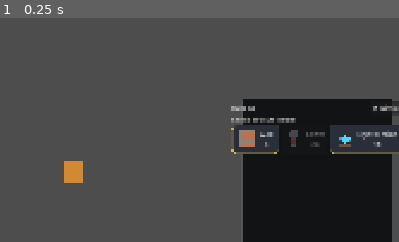
Above: before the commit, frame 1.
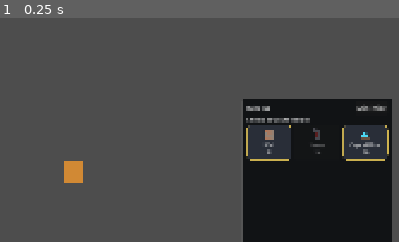
Above: after the commit, the same moment.

Repository: JavierSchubert/catchNrun
Game: Godot game, scene res://tests/construction/building_system_test.tscn
The game is run twice, just before and just after one commit, with the same random seed, the same clock (stepped at 60 frames per second) and the same inputs. This scene is started directly instead of the project's main scene. Sound files missing from this copy of the repository are replaced by a short silence.
Inputs:
- Up to frame 1 (0.25 s): no input
The pictures show only the part of the screen within x 50-100%, y 25-75%; the shares and areas given below are measured in that part.

The runs differ from the first frame. In frame 1, 4.2% of the frame differs, in the area x 57-100%, y 37-64%.

Commit message:
feat: update panel

Diff:
--- a/ui/hud/building_panel/building_panel.tscn
+++ b/ui/hud/building_panel/building_panel.tscn
@@ -78,9 +78,15 @@
 
 [node name="WallButton" type="Button" parent="Margin/VBox/Content/Buttons" unique_id=1706914370]
 unique_name_in_owner = true
-custom_minimum_size = Vector2(88, 64)
-layout_mode = 2
-size_flags_horizontal = 3
+custom_minimum_size = Vector2(0, 84)
+layout_mode = 2
+size_flags_horizontal = 3
+theme_override_constants/icon_max_width = 32
+theme_override_font_sizes/font_size = 12
+icon_alignment = 1
+vertical_icon_alignment = 0
+expand_icon = true
+autowrap_mode = 3
 theme_override_styles/normal = ExtResource("3_button")
 theme_override_styles/pressed = ExtResource("4_button_hover")
 theme_override_styles/hover = ExtResource("4_button_hover")
@@ -89,9 +95,15 @@
 
 [node name="TowerButton" type="Button" parent="Margin/VBox/Content/Buttons" unique_id=335521882]
 unique_name_in_owner = true
-custom_minimum_size = Vector2(88, 64)
-layout_mode = 2
-size_flags_horizontal = 3
+custom_minimum_size = Vector2(0, 84)
+layout_mode = 2
+size_flags_horizontal = 3
+theme_override_constants/icon_max_width = 32
+theme_override_font_sizes/font_size = 12
+icon_alignment = 1
+vertical_icon_alignment = 0
+expand_icon = true
+autowrap_mode = 3
 theme_override_styles/normal = ExtResource("3_button")
 theme_override_styles/pressed = ExtResource("4_button_hover")
 theme_override_styles/hover = ExtResource("4_button_hover")
@@ -100,9 +112,15 @@
 
 [node name="MineButton" type="Button" parent="Margin/VBox/Content/Buttons" unique_id=174004938]
 unique_name_in_owner = true
-custom_minimum_size = Vector2(88, 64)
-layout_mode = 2
-size_flags_horizontal = 3
+custom_minimum_size = Vector2(0, 84)
+layout_mode = 2
+size_flags_horizontal = 3
+theme_override_constants/icon_max_width = 32
+theme_override_font_sizes/font_size = 12
+icon_alignment = 1
+vertical_icon_alignment = 0
+expand_icon = true
+autowrap_mode = 3
 theme_override_styles/normal = ExtResource("3_button")
 theme_override_styles/pressed = ExtResource("4_button_hover")
 theme_override_styles/hover = ExtResource("4_button_hover")
@@ -183,7 +201,9 @@
 custom_minimum_size = Vector2(0, 44)
 layout_mode = 2
 size_flags_horizontal = 3
-theme_override_font_sizes/font_size = 11
+theme_override_constants/icon_max_width = 24
+theme_override_font_sizes/font_size = 11
+expand_icon = true
 theme_override_styles/normal = ExtResource("3_button")
 theme_override_styles/hover = ExtResource("4_button_hover")
 text = "Damage"
@@ -193,7 +213,9 @@
 custom_minimum_size = Vector2(0, 44)
 layout_mode = 2
 size_flags_horizontal = 3
-theme_override_font_sizes/font_size = 11
+theme_override_constants/icon_max_width = 24
+theme_override_font_sizes/font_size = 11
+expand_icon = true
 theme_override_styles/normal = ExtResource("3_button")
 theme_override_styles/hover = ExtResource("4_button_hover")
 text = "Atk Speed"
@@ -203,7 +225,9 @@
 custom_minimum_size = Vector2(0, 44)
 layout_mode = 2
 size_flags_horizontal = 3
-theme_override_font_sizes/font_size = 11
+theme_override_constants/icon_max_width = 24
+theme_override_font_sizes/font_size = 11
+expand_icon = true
 theme_override_styles/normal = ExtResource("3_button")
 theme_override_styles/hover = ExtResource("4_button_hover")
 text = "Crit"
@@ -213,7 +237,9 @@
 custom_minimum_size = Vector2(0, 44)
 layout_mode = 2
 size_flags_horizontal = 3
-theme_override_font_sizes/font_size = 11
+theme_override_constants/icon_max_width = 24
+theme_override_font_sizes/font_size = 11
+expand_icon = true
 theme_override_styles/normal = ExtResource("3_button")
 theme_override_styles/hover = ExtResource("4_button_hover")
 text = "Range"
